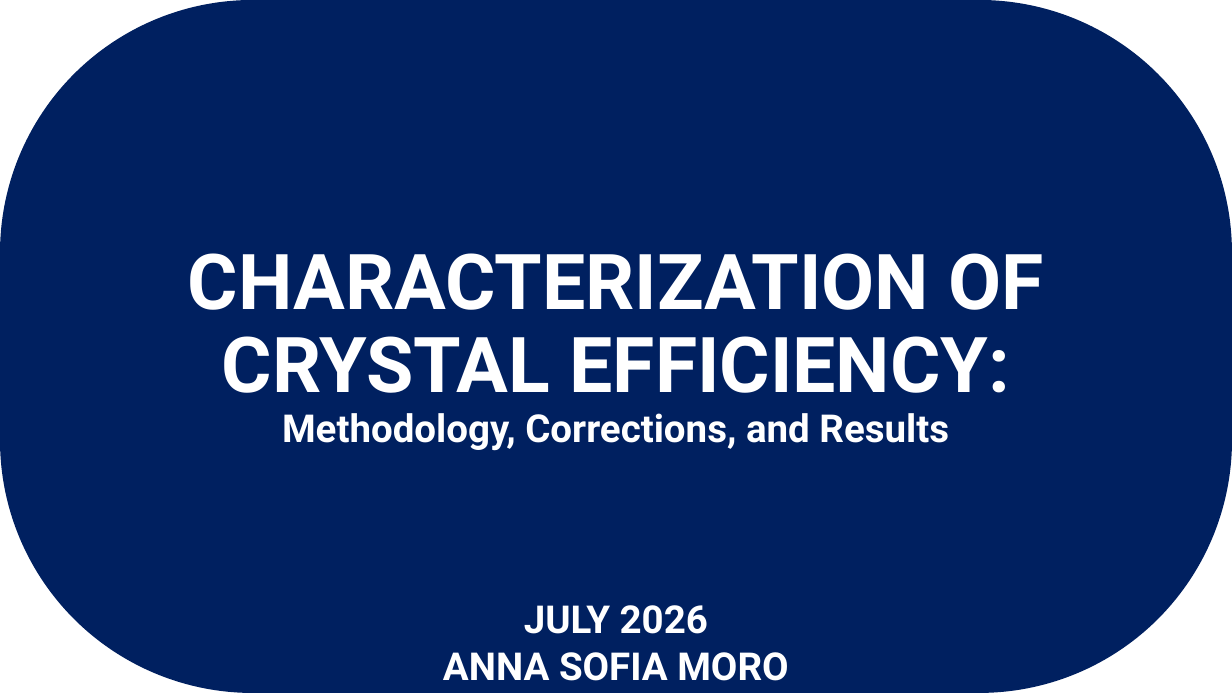
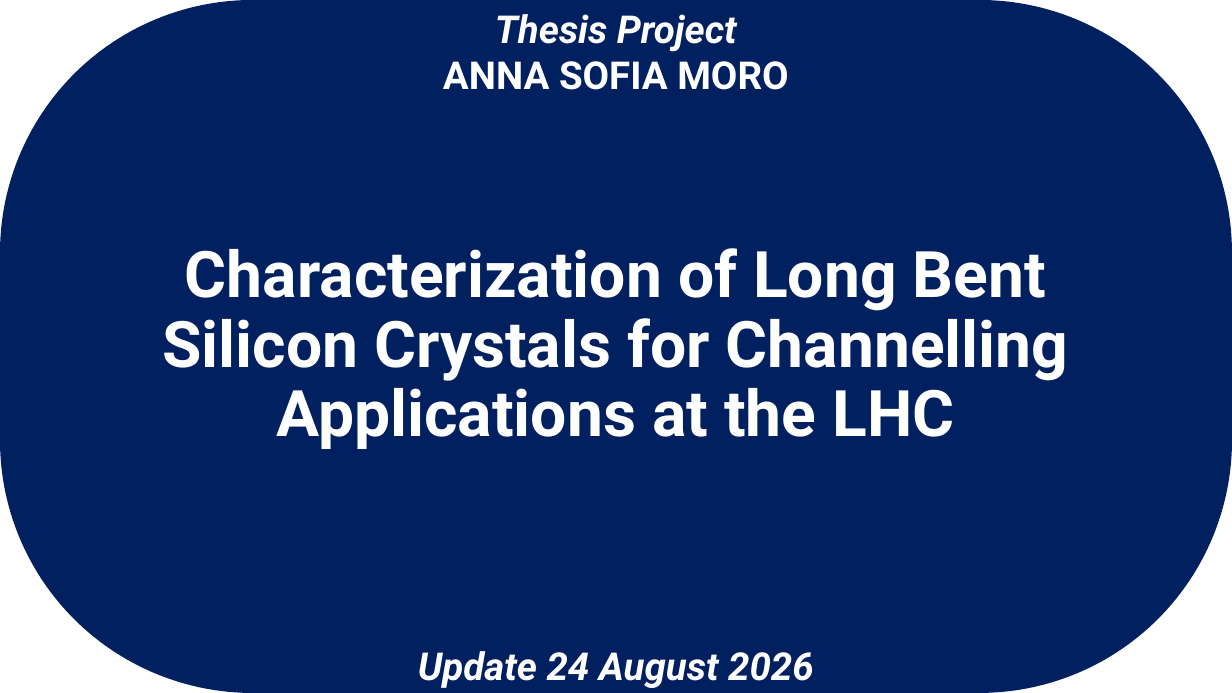
Before and after one commit to annaasofia/tesi, a slide deck: slide 1 of slides/presentazione2408.pptx. Drawn at 1232x693 pixels with LibreOffice and Linux fonts; fonts in the diff are those of the drawing. Boxes give left, top, right and bottom in pixels: in the first picture for what was removed or moved away, otherwise in the second. Text is boxed around its words. In the diff, an @@ line names an element or a change of style, - is before the commit and + after.

```diff
--- a/slides/presentazione2408.pptx
+++ b/slides/presentazione2408.pptx
@@ text "Thesis Project" moved from (x1=443, y1=605, x2=788, y2=681) to (x1=443, y1=14, x2=788, y2=90) @@
@@ text at (x1=495, y1=14, x2=737, y2=52): text changed; italic on @@
-JULY 2026
+Thesis Project
@@ text in rounded rectangle at (x1=162, y1=248, x2=1068, y2=449): text changed; size 60 to 50 pt @@
-CHARACTERIZATION OF CRYSTAL EFFICIENCY:
-Methodology, Corrections, and Results
+Characterization of Long Bent Silicon Crystals for Channelling Applications at the LHC
@@ text added at (x1=418, y1=651, x2=814, y2=688), 30 pt, text #FFFFFF, bold, italic @@
+Update 24 August 2026
```
Also in this commit, not shown: 24 other slides changed, 9 slides added, 4 slides removed, 3 other files.
